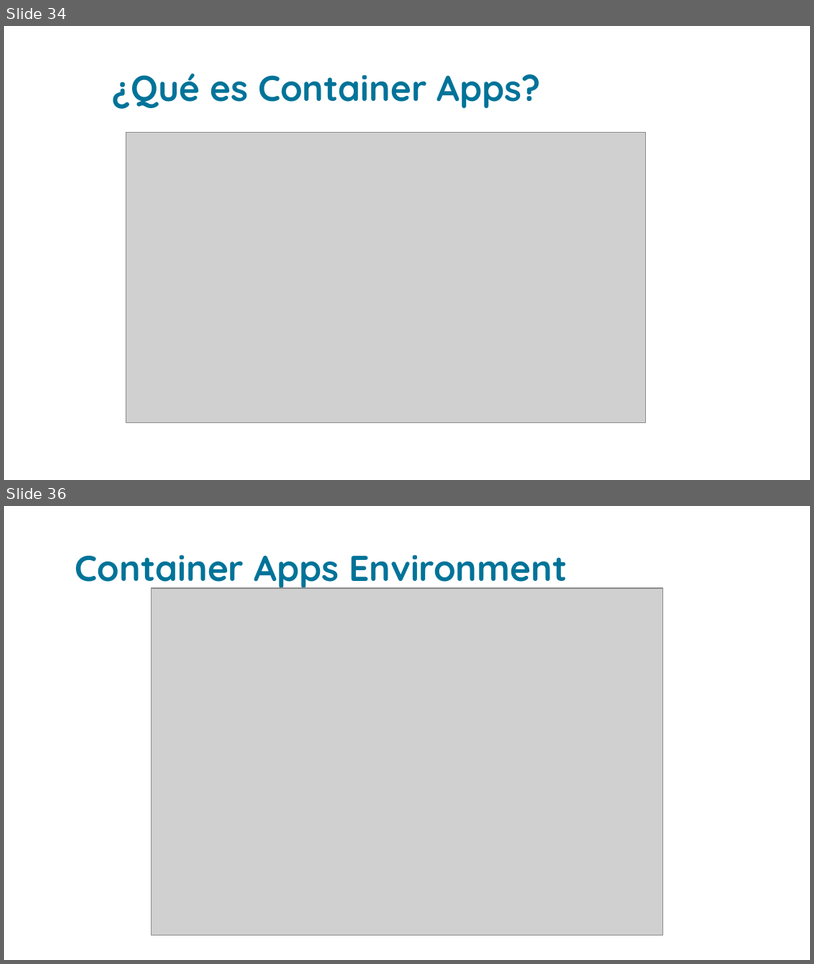
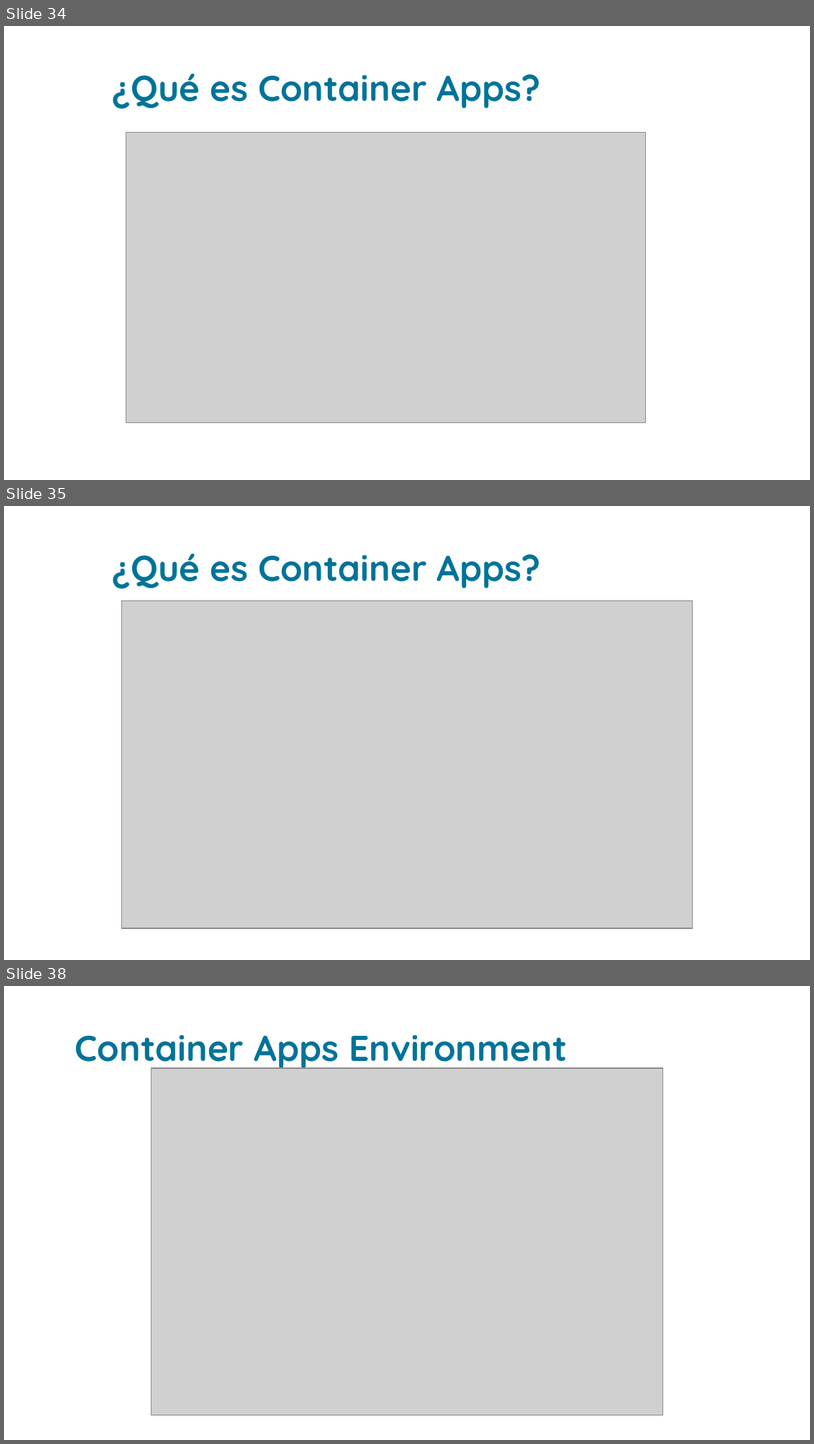
Before and after one commit to grupoinetel/curso-devops-ulpgc, a slide deck: ppt/container_apps-devops-ulpgc.pptx. Shown one above the other, each under a label of ours: slides 34 and 36 before the commit, slides 34, 35 and 38 after it; the slides between them are not shown. The pictures are 814x964 and 814x1444 pixels, drawn with LibreOffice and Linux fonts; fonts in the diff are those of the drawing; grey boxes stand for pictures; background and template pictures are left out. Boxes give left, top, right and bottom in pixels: in the first picture for what was removed or moved away, otherwise in the second. Text is boxed around its words. In the diff, an @@ line names an element or a change of style, - is before the commit and + after.

Commit message:
minor fixes container_apps slides

```diff
--- a/ppt/container_apps-devops-ulpgc.pptx
+++ b/ppt/container_apps-devops-ulpgc.pptx
@@ slide 35 added at (x1=4, y1=506, x2=810, y2=960), background picture (left out) @@
@@ title added at (x1=112, y1=554, x2=541, y2=589), 32 pt, text #007399, bold @@
+¿Qué es Container Apps?
@@ picture added at (x1=122, y1=600, x2=692, y2=928) @@
@@ what was slide 36 is now slide 38 @@
```
Also in this commit, not shown: 9 slides changed, 1 other slide added, 1 other file.
